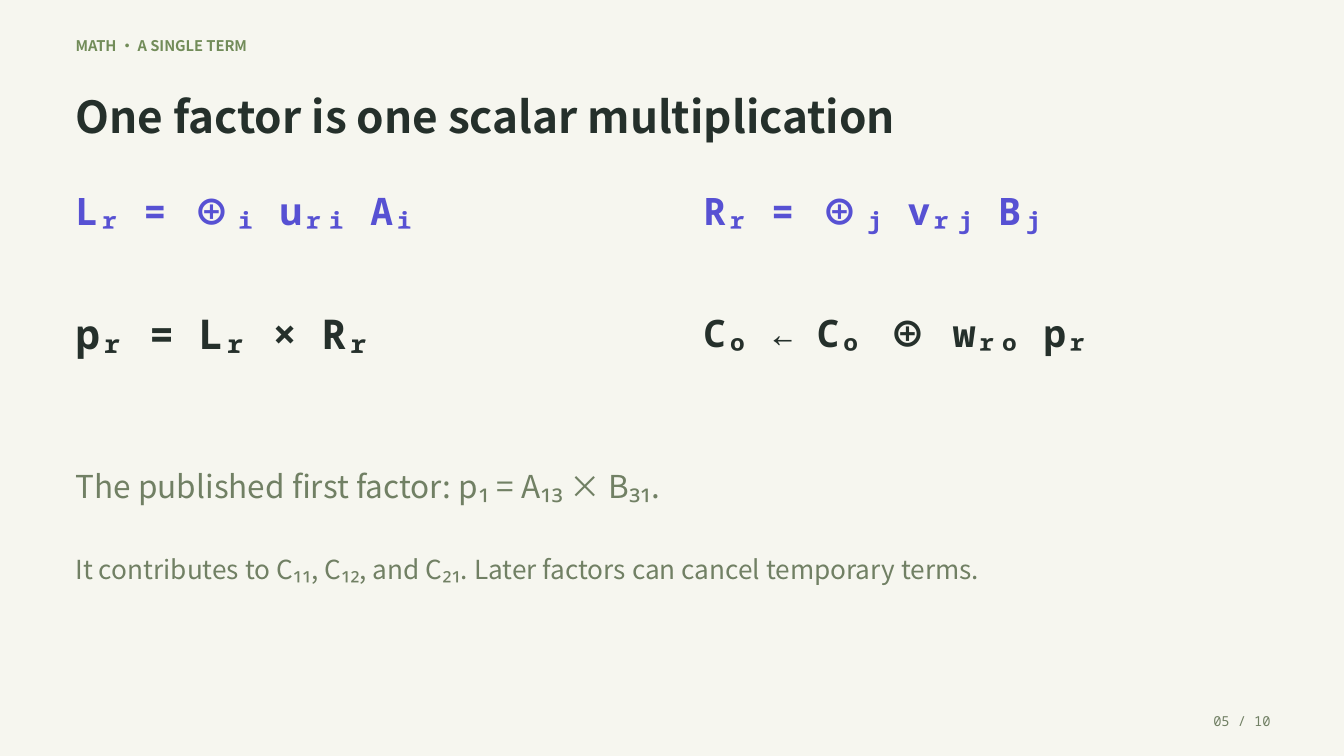
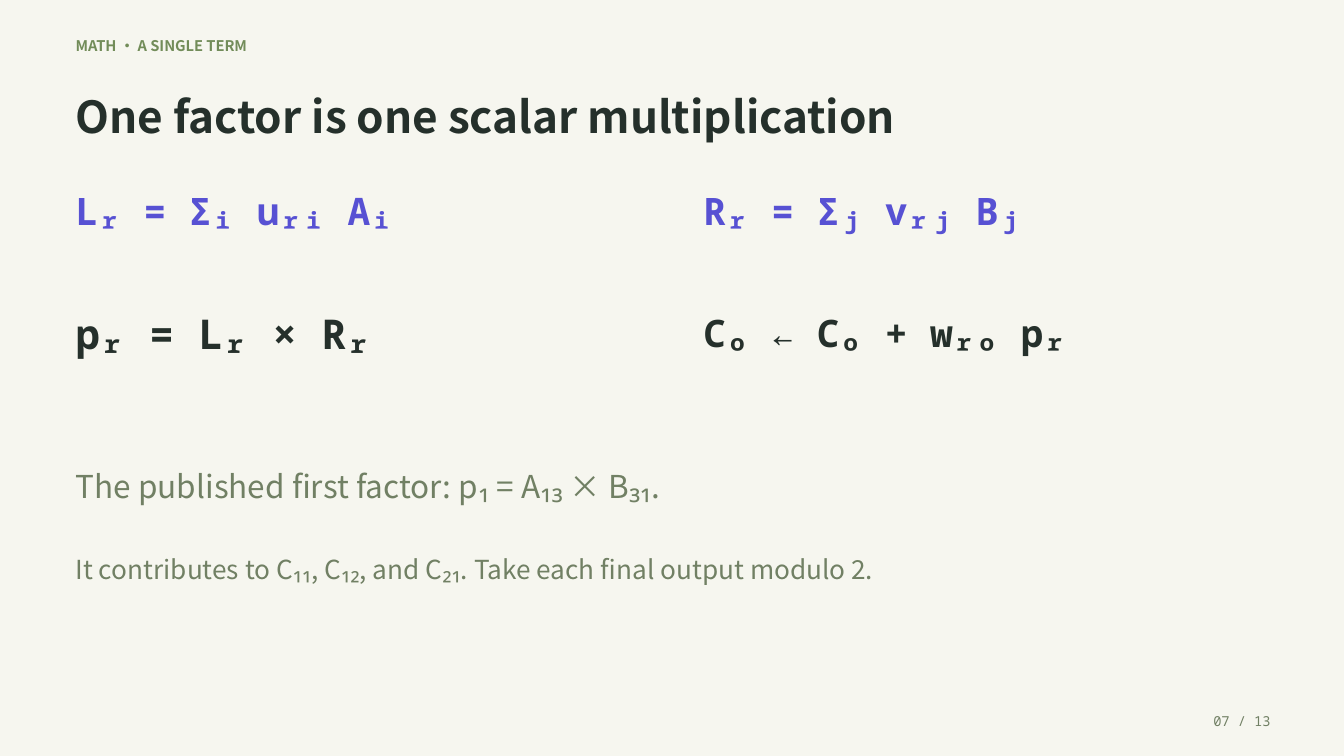
Before and after one commit to secreat14/AlphaEvolve-saplingagent-ppt, a slide deck: slide 7 of alphatensor_matrix_multiplication.pptx (slide 5 before the commit). Drawn at 1344x756 pixels with LibreOffice and Linux fonts; fonts in the diff are those of the drawing. Boxes give left, top, right and bottom in pixels: in the first picture for what was removed or moved away, otherwise in the second. Text is boxed around its words. In the diff, an @@ line names an element or a change of style, - is before the commit and + after.

Commit message:
update notebook to use plain modulo

```diff
--- a/alphatensor_matrix_multiplication.pptx
+++ b/alphatensor_matrix_multiplication.pptx
@@ text at (x1=76, y1=198, x2=393, y2=229): text changed @@
-Lᵣ = ⊕ᵢ uᵣᵢ Aᵢ
+Lᵣ = Σᵢ uᵣᵢ Aᵢ
@@ text at (x1=703, y1=198, x2=1021, y2=234): text changed @@
-Rᵣ = ⊕ⱼ vᵣⱼ Bⱼ
+Rᵣ = Σⱼ vᵣⱼ Bⱼ
@@ text at (x1=703, y1=319, x2=1066, y2=356): text changed @@
-Cₒ ← Cₒ ⊕ wᵣₒ pᵣ
+Cₒ ← Cₒ + wᵣₒ pᵣ
@@ text at (x1=76, y1=558, x2=873, y2=585): text changed @@
-It contributes to C₁₁, C₁₂, and C₂₁. Later factors can cancel temporary terms.
+It contributes to C₁₁, C₁₂, and C₂₁. Take each final output modulo 2.
@@ text at (x1=1213, y1=716, x2=1270, y2=726): text changed @@
-05 / 10
+07 / 13
```
Also in this commit, not shown: 8 other slides changed, 3 slides added, 2 other files.
